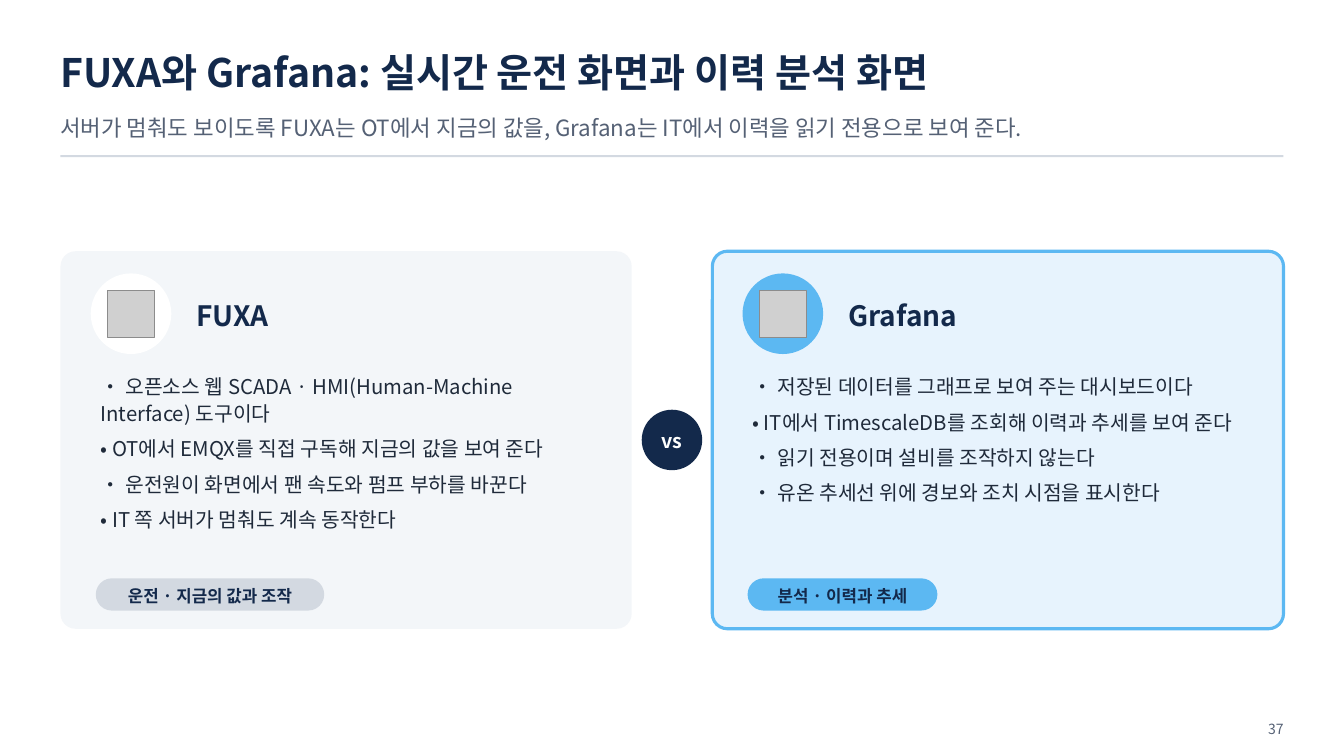
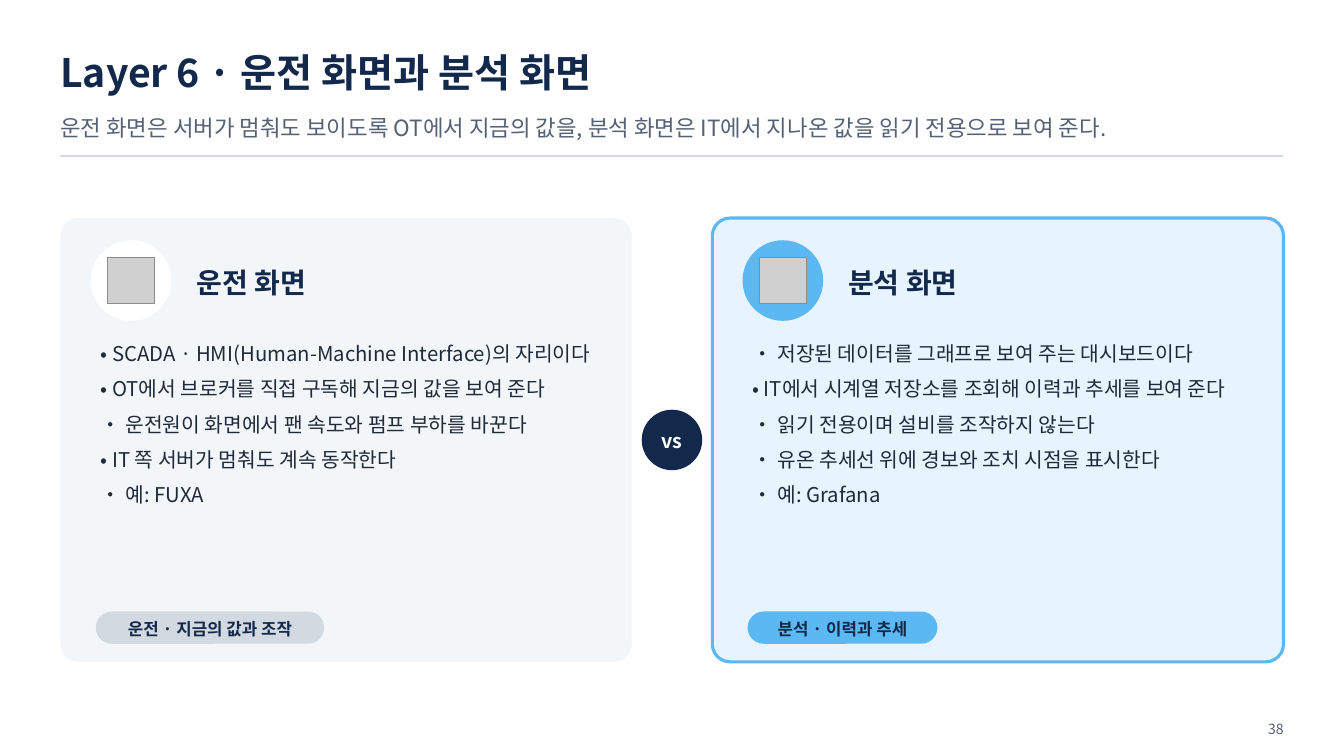
Before and after one commit to uengine-oss/hyd-iot-edu, a slide deck: slide 38 of course/slides/integrated/통합반_01일차.pptx (slide 37 before the commit). Drawn at 1344x756 pixels with LibreOffice and Linux fonts; fonts in the diff are those of the drawing; grey boxes stand for pictures. Boxes give left, top, right and bottom in pixels: in the first picture for what was removed or moved away, otherwise in the second. Text is boxed around its words. In the diff, an @@ line names an element or a change of style, - is before the commit and + after.

```diff
--- a/course/slides/integrated/통합반_01일차.pptx
+++ b/course/slides/integrated/통합반_01일차.pptx
@@ text at (60, 54, 592, 96): text changed @@
-FUXA와 Grafana: 실시간 운전 화면과 이력 분석 화면
+Layer 6 · 운전 화면과 분석 화면
@@ text at (60, 117, 1107, 140): text changed @@
-서버가 멈춰도 보이도록 FUXA는 OT에서 지금의 값을, Grafana는 IT에서 이력을 읽기 전용으로 보여 준다.
+운전 화면은 서버가 멈춰도 보이도록 OT에서 지금의 값을, 분석 화면은 IT에서 지나온 값을 읽기 전용으로 보여 준다.
@@ rounded rectangle: place and size @@
-rounded rectangle at (60, 251, 632, 629)
+rounded rectangle at (60, 218, 632, 661)
@@ rounded rectangle: place and size @@
-rounded rectangle at (713, 251, 1285, 629)
+rounded rectangle at (713, 218, 1285, 661)
@@ text at (196, 269, 306, 296): text changed @@
-FUXA
+운전 화면
@@ 2 pictures, 2 ellipses: place and size @@
-2 pictures, 2 ellipses at (91, 273, 824, 354)
+2 pictures, 2 ellipses at (91, 240, 824, 321)
@@ text at (848, 269, 958, 296): text changed @@
-Grafana
+분석 화면
@@ text "• SCADA · HMI(Human-Machine Interface)의 ...": place and size @@
-text "• SCADA · HMI(Human-Machine Interface)의 ..." at (101, 377, 543, 529)
+text "• SCADA · HMI(Human-Machine Interface)의 ..." at (112, 344, 590, 504)
@@ text at (112, 344, 590, 398): text changed @@
-• 오픈소스 웹 SCADA · HMI(Human-Machine Interface) 도구이다
-• OT에서 EMQX를 직접 구독해 지금의 값을 보여 준다
+• SCADA · HMI(Human-Machine Interface)의 자리이다
+• OT에서 브로커를 직접 구독해 지금의 값을 보여 준다
@@ text "• 저장된 데이터를 그래프로 보여 ...": place and size @@
-text "• 저장된 데이터를 그래프로 보여 ..." at (764, 377, 1232, 502)
+text "• 저장된 데이터를 그래프로 보여 ..." at (764, 344, 1225, 504)
@@ text at (764, 379, 1225, 398): text changed @@
-• IT에서 TimescaleDB를 조회해 이력과 추세를 보여 준다
+• IT에서 시계열 저장소를 조회해 이력과 추세를 보여 준다
@@ text at (125, 485, 204, 504): paragraph added @@
+• 예: FUXA
@@ text at (777, 485, 880, 504): paragraph added @@
+• 예: Grafana
@@ 2 texts, 2 rounded rectangles: place and size @@
-2 texts, 2 rounded rectangles at (96, 579, 938, 611)
+2 texts, 2 rounded rectangles at (96, 612, 938, 644)
@@ text at (1268, 723, 1284, 734): text changed @@
-37
+38
```
Also in this commit, not shown: 70 other slides changed, 2 slides added, 5 slides removed, 9 other files.
